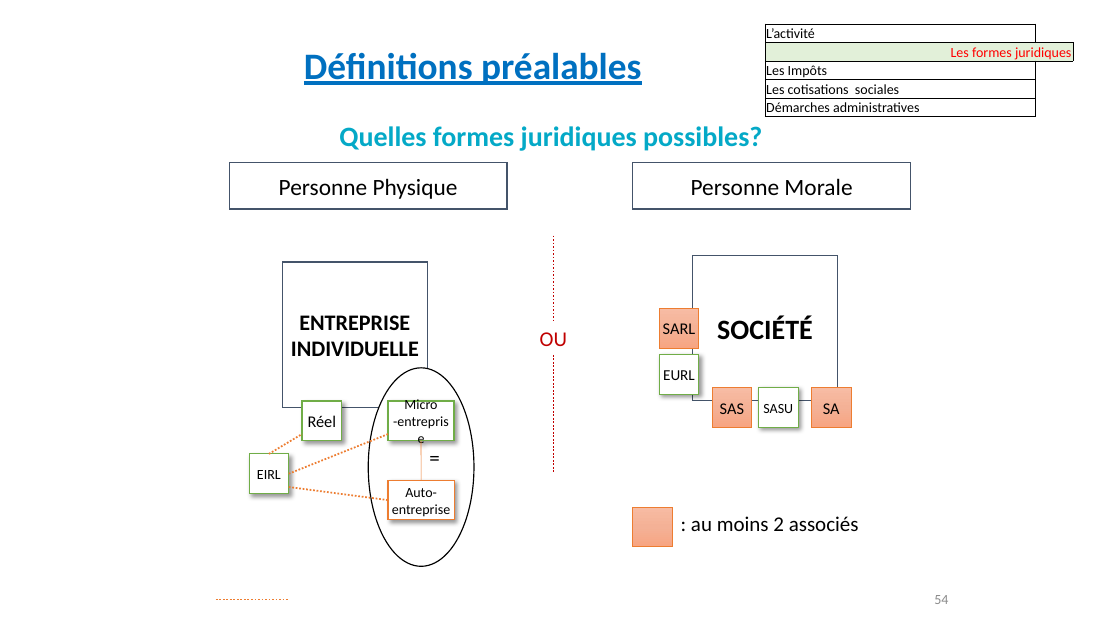
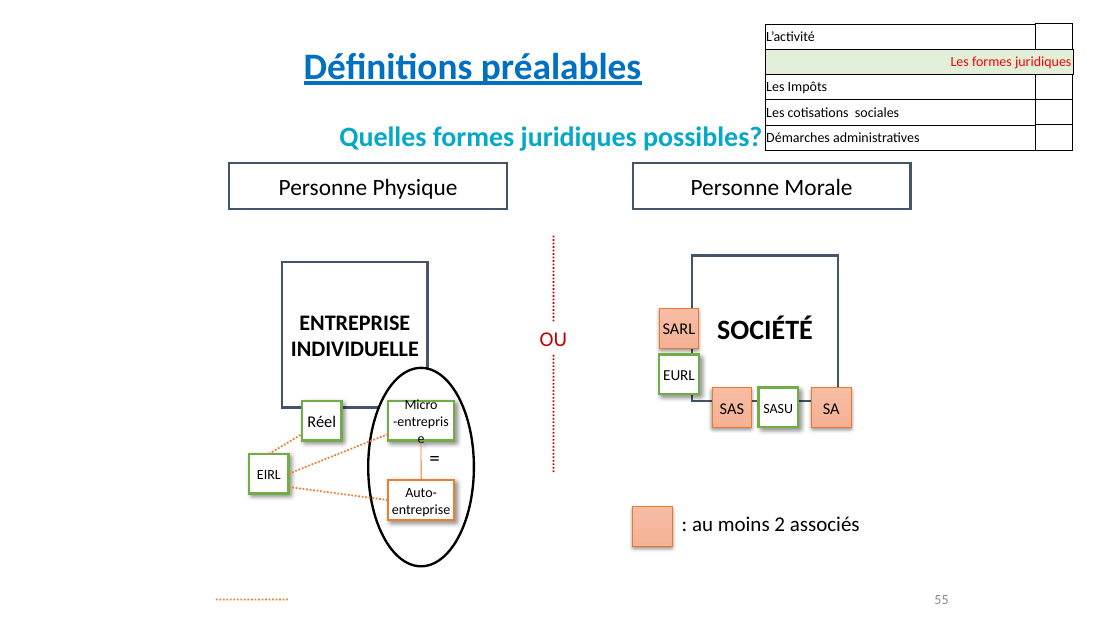
Before and after one commit to iamiago/ING2, a slide deck: slide 55 of DroitDesAffaires/Support-droit-des-affaires_Septembre-2021.pptx (slide 54 before the commit). Drawn at 1120x630 pixels with LibreOffice and Linux fonts; fonts in the diff are those of the drawing. Boxes give left, top, right and bottom in pixels: in the first picture for what was removed or moved away, otherwise in the second. Text is boxed around its words. In the diff, an @@ line names an element or a change of style, - is before the commit and + after.

```diff
--- a/DroitDesAffaires/Support-droit-des-affaires_Septembre-2021.pptx
+++ b/DroitDesAffaires/Support-droit-des-affaires_Septembre-2021.pptx
@@ table at [765,24,1073,146] @@
@@ borders changed @@
@@ rectangle "ENTREPRISE INDIVIDUELLE" at [282,262,428,408]: outline #44546A 1 pt to #44546A 2 pt @@
@@ rectangle "SOCIÉTÉ" at [692,255,838,401]: outline #44546A 1 pt to #44546A 2 pt @@
@@ ellipse at [368,368,474,566]: outline #000000 1 pt to #000000 2 pt @@
@@ outline #70AD47 1 pt to #70AD47 2 pt in 3 elements at [660,355,699,394], [388,401,455,440], [302,401,342,440] @@
@@ line (421, 441) - (421, 481): stroke #ED7D31 0.5 pt to #EC792B 0.75 pt @@
@@ fill gradient #F7BDA5 to #F5B196 to #F8A582 to gradient #F7BCA4 to #F4B196; outline #ED7D31 0.5 pt to #EC792B 0.75 pt; shadow on in 4 elements at [660,308,699,348], [712,388,752,428], [812,388,851,428], [633,507,672,546] @@
@@ page number at [934,595,948,604]: text changed; text colour #8C8C8C to #8B8B8B @@
-54
+55
```
Also in this commit, not shown: 106 other slides changed, 1 slide added, 38 other files.
